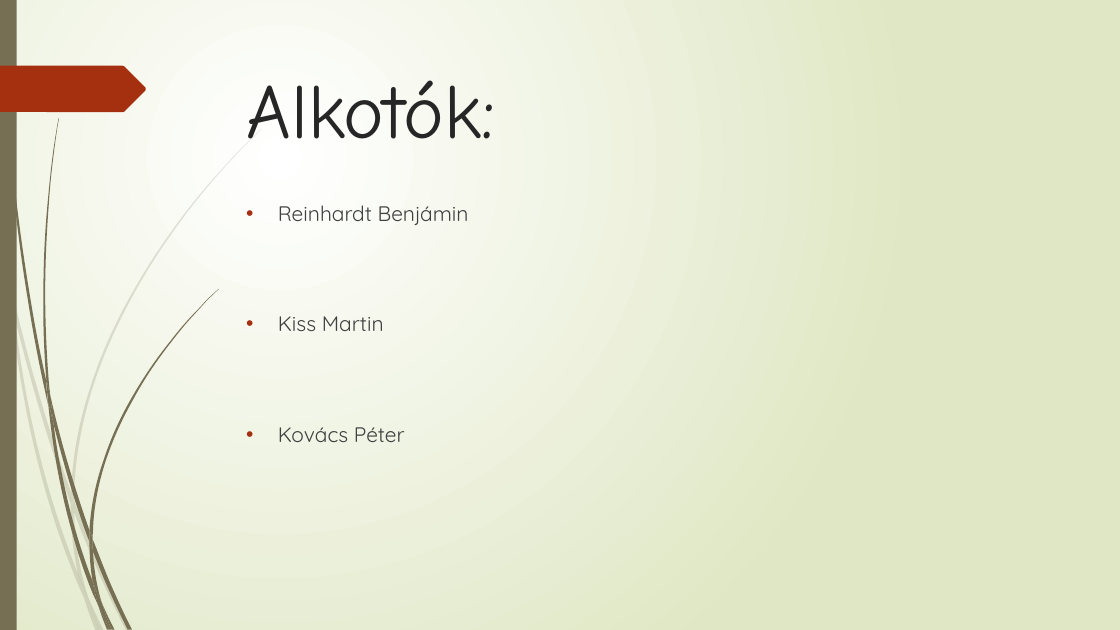
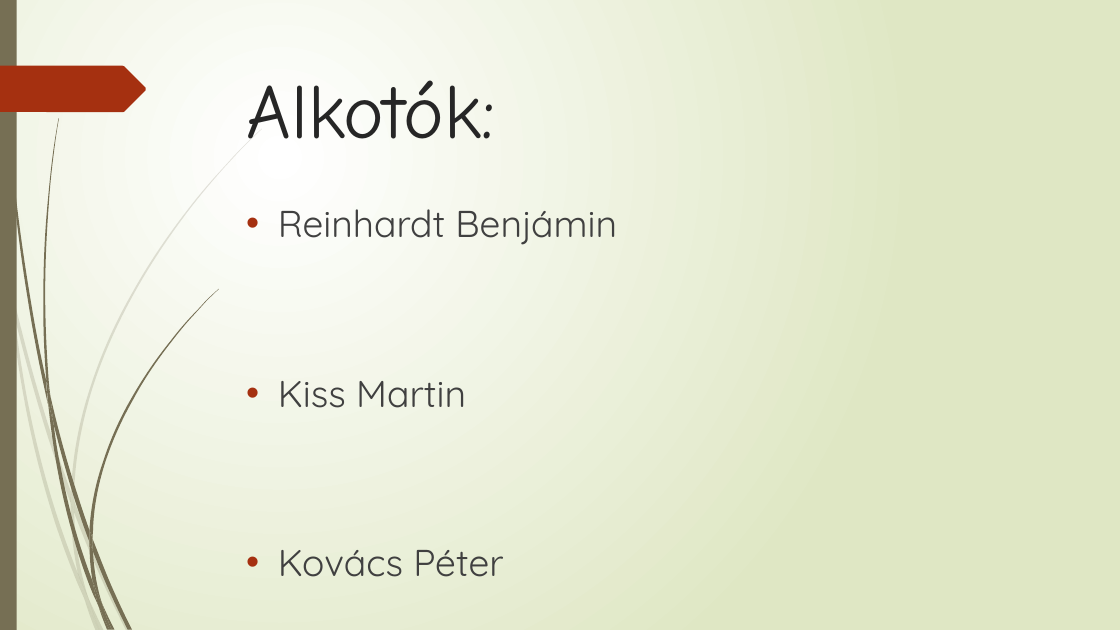
Before and after one commit to Kiss-Martin/Konyvtar, a slide deck: slide 4 of Könyvtári szimuláció.pptx. Drawn at 1120x630 pixels with LibreOffice and Linux fonts; fonts in the diff are those of the drawing. Boxes give left, top, right and bottom in pixels: in the first picture for what was removed or moved away, otherwise in the second. Text is boxed around its words. In the diff, an @@ line names an element or a change of style, - is before the commit and + after.

```diff
--- a/Könyvtári szimuláció.pptx
+++ b/Könyvtári szimuláció.pptx
@@ text "Reinhardt Benjámin" at (278, 209, 617, 577): size 18 to 32 pt @@
```
Also in this commit, not shown: 1 slide added, 1 slide removed.
